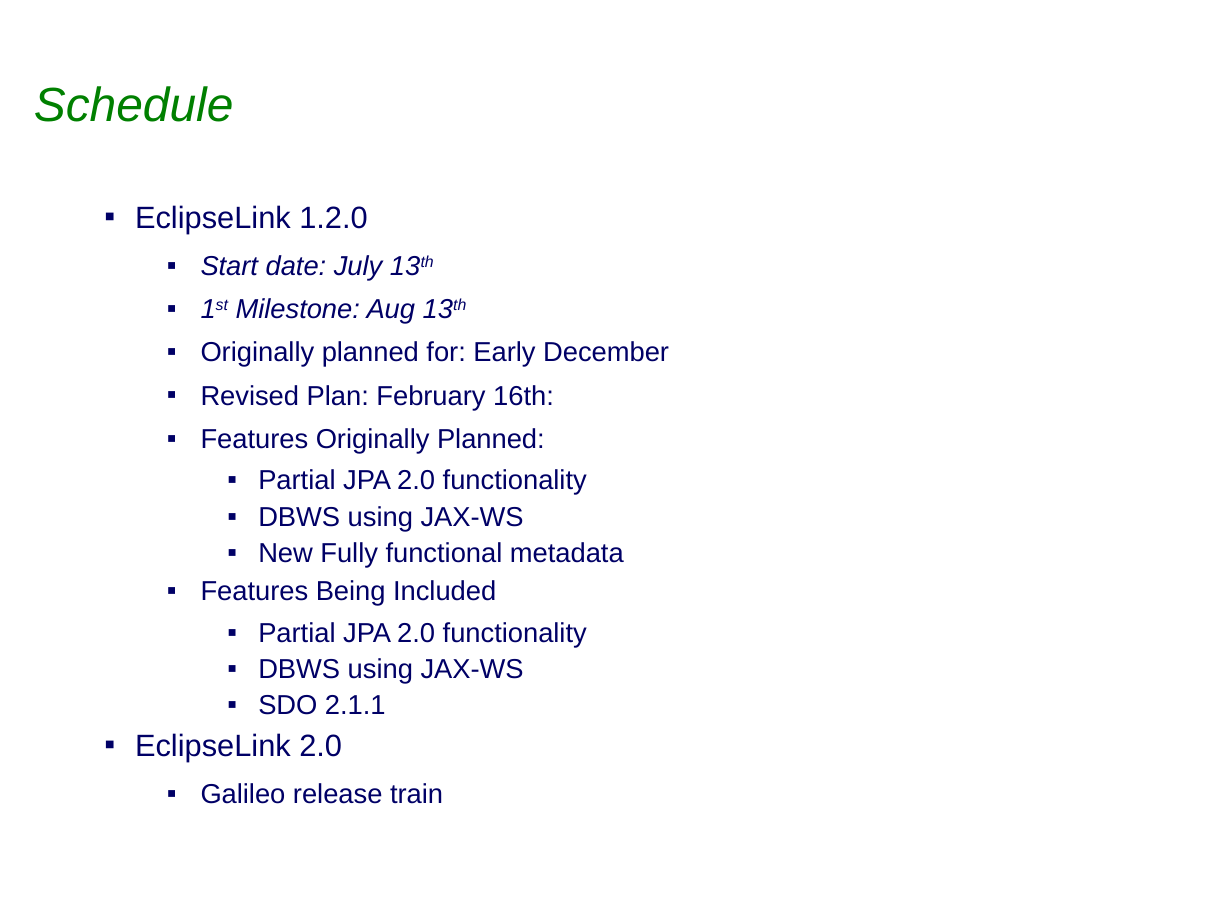
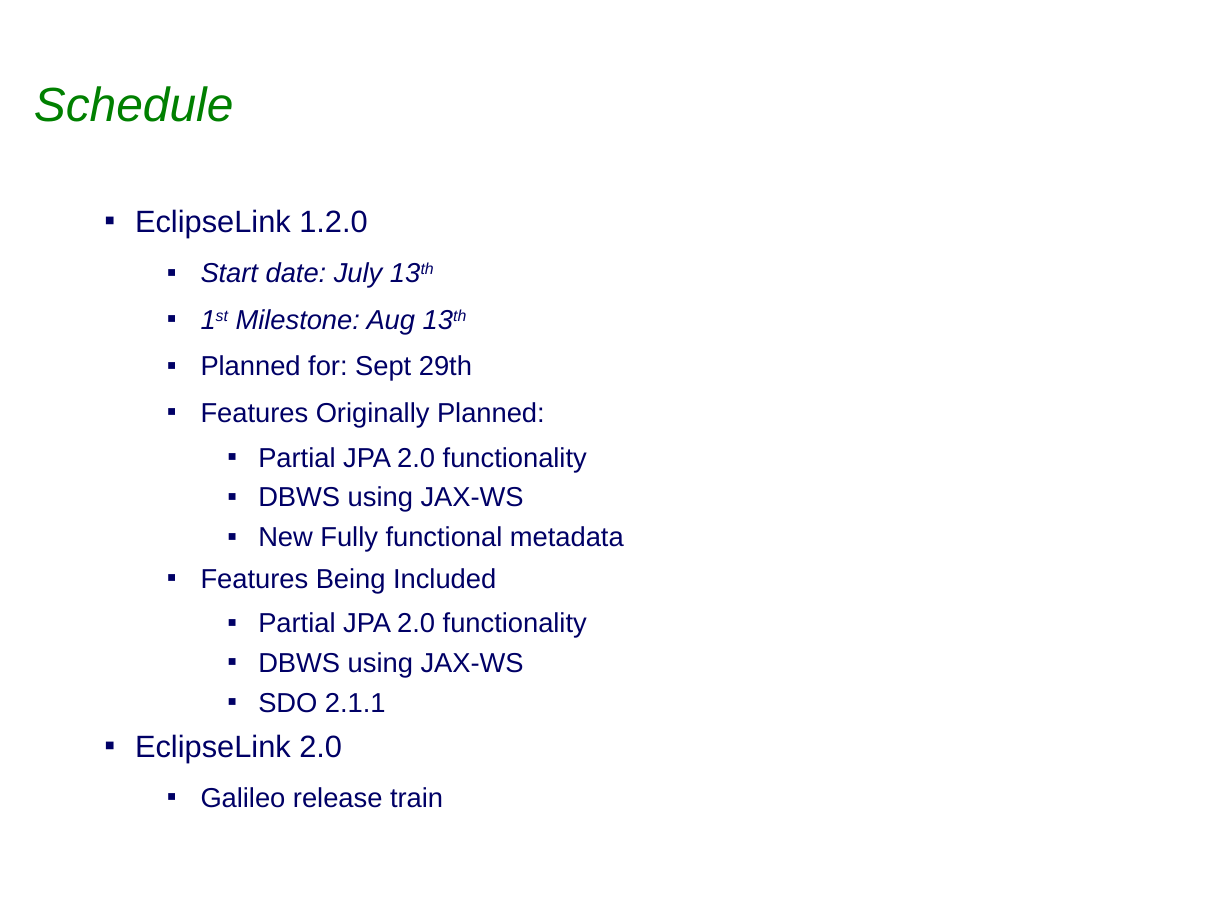
Before and after one commit to bfg-repo-cleaner-demos/eclipselink.runtime-bfg-strip-big-blobs, a slide deck: slide 16 of project-admin/Eclipselink_1.2.0_Release_Review.ppt (slide 17 before the commit). Drawn at 1232x924 pixels with LibreOffice and Linux fonts; fonts in the diff are those of the drawing; background and template pictures are left out. Boxes give left, top, right and bottom in pixels: in the first picture for what was removed or moved away, otherwise in the second. Text is boxed around its words. In the diff, an @@ line names an element or a change of style, - is before the commit and + after.

```diff
--- a/project-admin/Eclipselink_1.2.0_Release_Review.ppt
+++ b/project-admin/Eclipselink_1.2.0_Release_Review.ppt
@@ text at (135,209,624,808): line spacing 0.9 to 1 @@
@@ text at (201,355,472,381): text changed @@
-  ▪ Originally planned for: Early December
-  ▪ Revised Plan: February 16th:
+  ▪ Planned for: Sept 29th
```
Also in this commit, not shown: 5 other slides changed, 1 slide removed.
